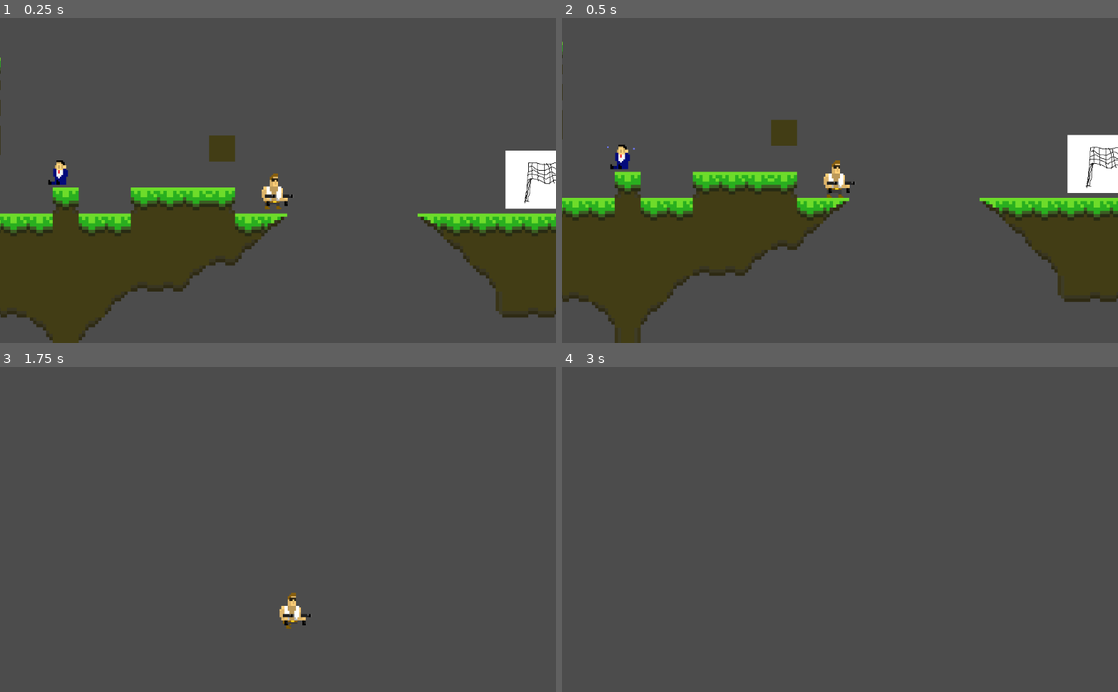
Above: before the commit, frames 1-4 (two rows, left to right).
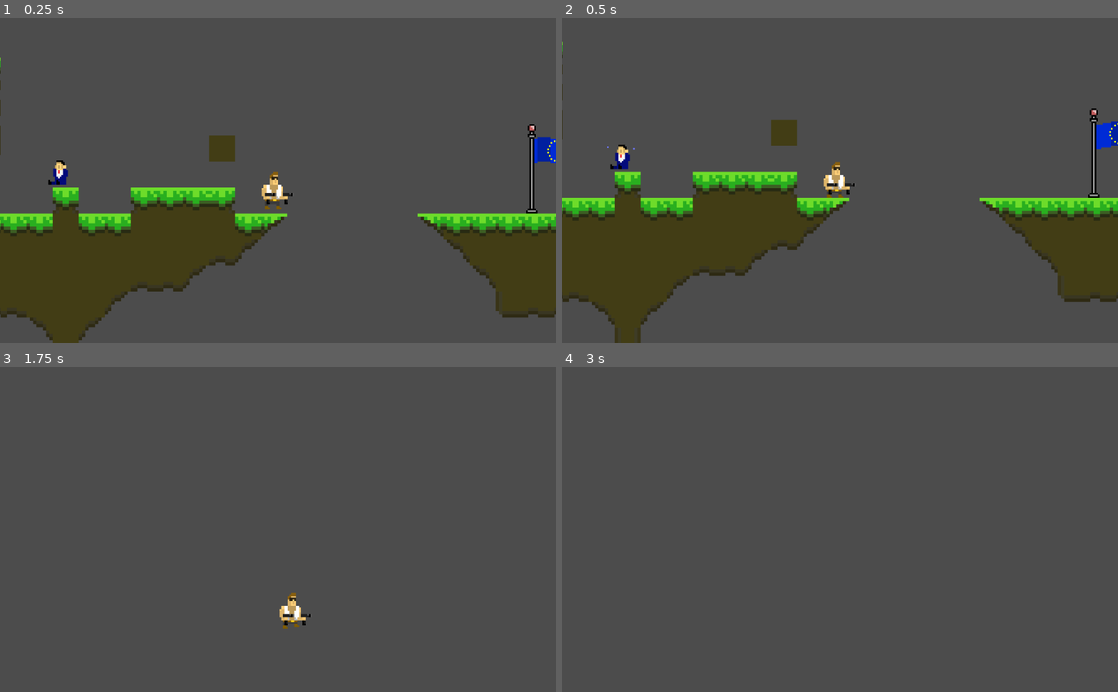
Above: after the commit, the same moments.

Repository: Slimonade1/Eksamensprojekt
Game: Godot game, scene res://Scenes/masterScene.tscn
Two runs of this game, one before a commit and one after it. Both use one fixed random seed, a clock stepped at 60 frames per second and the inputs below. The engine's default icon, where the game draws it, is replaced by a stand-in: a white triangle on a blue panel in a dark square.
Inputs:
- Up to frame 1 (0.25 s): no input
- Up to frame 2 (0.5 s): no input
- Up to frame 3 (1.75 s): tap Enter at 0.5 s; hold D (ui_right) from 0.53 s (still down); tap W (ui_up) at 0.77, 1.52 s
- Up to frame 4 (3 s): release D (ui_right) at 2.03 s; hold A (ui_left) 2.03-2.78 s; hold D (ui_right) from 2.78 s (still down)

The runs differ from the first frame. In frame 1, 2.0% of the frame differs, in the area x 47-100%, y 32-61%; in frame 2, 2.0%; in frame 3, less than 0.1%; in frame 4, nothing differs.

Commit message:
#11 flag

Diff:
--- a/Scenes/Player.tscn
+++ b/Scenes/Player.tscn
@@ -75,6 +75,9 @@
 [ext_resource path="res://Sprites/Shooting/Bang!/Bang!_0003.png" type="Texture" id=73]
 [ext_resource path="res://Sprites/Shooting/Bang!/Bang!_0001.png" type="Texture" id=74]
 [ext_resource path="res://Sprites/Shooting/Bang!/Bang!_0002.png" type="Texture" id=75]
+[ext_resource path="res://Sprites/Player/JumpingDamage-1/1Dmg jump_0001.png" type="Texture" id=76]
+[ext_resource path="res://Sprites/Player/Jumping/Jump.png" type="Texture" id=77]
+[ext_resource path="res://Sprites/Player/JumpingDamage-2/2Dmg run_0001.png" type="Texture" id=78]
 
 [sub_resource type="SpriteFrames" id=2]
 animations = [ {
@@ -106,6 +109,21 @@
 "frames": [ ExtResource( 40 ), ExtResource( 39 ) ],
 "loop": true,
 "name": "idleDMG2",
+"speed": 5.0
+}, {
+"frames": [ ExtResource( 77 ) ],
+"loop": true,
+"name": "jumping",
+"speed": 5.0
+}, {
+"frames": [ ExtResource( 76 ) ],
+"loop": true,
+"name": "jumpingDMG1",
+"speed": 5.0
+}, {
+"frames": [ ExtResource( 78 ) ],
+"loop": true,
+"name": "jumpingDMG2",
 "speed": 5.0
 }, {
 "frames": [ ExtResource( 4 ), ExtResource( 7 ), ExtResource( 10 ), ExtResource( 15 ), ExtResource( 8 ), ExtResource( 5 ), ExtResource( 13 ), ExtResource( 9 ), ExtResource( 14 ), ExtResource( 11 ), ExtResource( 6 ), ExtResource( 12 ) ],
--- a/Scenes/WinArea.tscn
+++ b/Scenes/WinArea.tscn
@@ -1,22 +1,35 @@
-[gd_scene load_steps=4 format=2]
+[gd_scene load_steps=10 format=2]
 
-[ext_resource path="res://Sprites/Flag/Test flag/Dumt flag.png" type="Texture" id=1]
+[ext_resource path="res://Sprites/Map/Flag/Flag_0005.png" type="Texture" id=1]
 [ext_resource path="res://Scripts/WinArea.gd" type="Script" id=2]
+[ext_resource path="res://Sprites/Map/Flag/Flag_0002.png" type="Texture" id=3]
+[ext_resource path="res://Sprites/Map/Flag/Flag_0001.png" type="Texture" id=4]
+[ext_resource path="res://Sprites/Map/Flag/Flag_0003.png" type="Texture" id=5]
+[ext_resource path="res://Sprites/Map/Flag/Flag_0004.png" type="Texture" id=6]
+[ext_resource path="res://Sprites/Map/Flag/Flag_0006.png" type="Texture" id=7]
+
+[sub_resource type="SpriteFrames" id=2]
+animations = [ {
+"frames": [ ExtResource( 4 ), ExtResource( 3 ), ExtResource( 5 ), ExtResource( 6 ), ExtResource( 1 ), ExtResource( 7 ) ],
+"loop": true,
+"name": "default",
+"speed": 8.0
+} ]
 
 [sub_resource type="RectangleShape2D" id=1]
-extents = Vector2( 62, 54.5 )
+extents = Vector2( 19, 30 )
 
 [node name="WinArea" type="Area2D"]
 collision_layer = 32
 script = ExtResource( 2 )
 
-[node name="Sprite" type="Sprite" parent="."]
-position = Vector2( -1.74858, 1.5 )
-scale = Vector2( 0.305714, 0.305714 )
-texture = ExtResource( 1 )
+[node name="AnimatedSprite" type="AnimatedSprite" parent="."]
+frames = SubResource( 2 )
+frame = 5
+playing = true
 
 [node name="CollisionShape2D" type="CollisionShape2D" parent="."]
-position = Vector2( -3, 0.5 )
+position = Vector2( 1, 0 )
 shape = SubResource( 1 )
 
 [connection signal="body_entered" from="." to="." method="_on_WinArea_body_entered"]
--- a/Scenes/gameScene.tscn
+++ b/Scenes/gameScene.tscn
@@ -640,6 +640,7 @@
 script = ExtResource( 19 )
 
 [node name="WinArea" parent="." instance=ExtResource( 20 )]
-position = Vector2( 2023, -399 )
+position = Vector2( 2042, -425 )
+scale = Vector2( 3, 3 )
 
 [connection signal="animation_finished" from="Jump effect" to="Player" method="_on_Jump_effect_animation_finished"]
Not shown: 1 places in Scenes/Player.tscn that only renumber resources
Binary file added: Sprites/Map/Flag/Flag_0001.png
Not shown, added: Sprites/Map/Flag/Flag_0001.png.import
Binary file added: Sprites/Map/Flag/Flag_0002.png
Not shown, added: Sprites/Map/Flag/Flag_0002.png.import
Binary file added: Sprites/Map/Flag/Flag_0003.png
Not shown, added: Sprites/Map/Flag/Flag_0003.png.import
Binary file added: Sprites/Map/Flag/Flag_0004.png
Not shown, added: Sprites/Map/Flag/Flag_0004.png.import
Binary file added: Sprites/Map/Flag/Flag_0005.png
Not shown, added: Sprites/Map/Flag/Flag_0005.png.import
Binary file added: Sprites/Map/Flag/Flag_0006.png
(and 1 more such lines)
